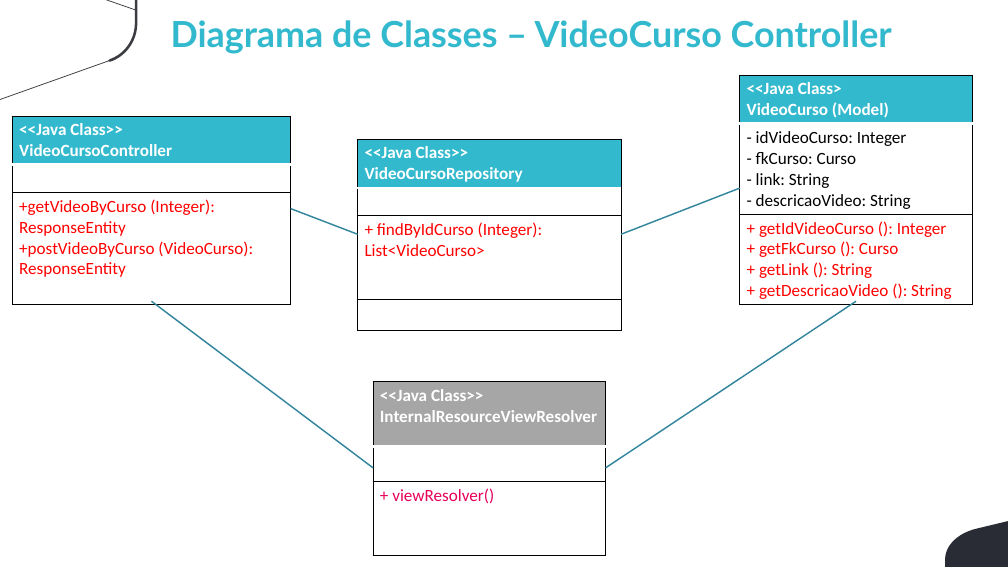
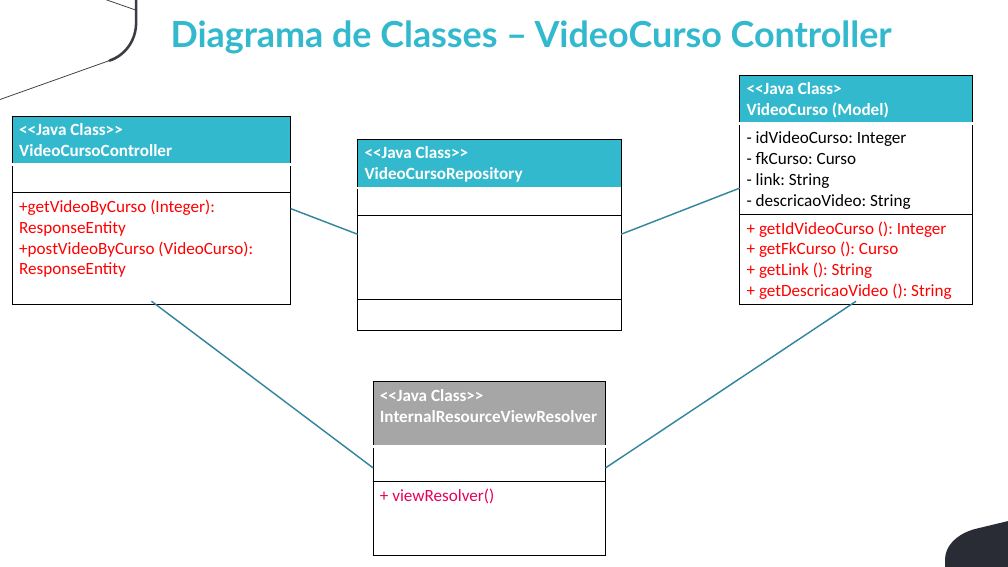
Before and after one commit to winicius-silva/viden-grupo-4-3adsb, a slide deck: slide 11 of Documentação/Engenharia de Sofware - Arq Componentes.pptx. Drawn at 1008x567 pixels with LibreOffice and Linux fonts; fonts in the diff are those of the drawing; background and template pictures are left out. Boxes give left, top, right and bottom in pixels: in the first picture for what was removed or moved away, otherwise in the second. Text is boxed around its words. In the diff, an @@ line names an element or a change of style, - is before the commit and + after.

```diff
--- a/Documentação/Engenharia de Sofware - Arq Componentes.pptx
+++ b/Documentação/Engenharia de Sofware - Arq Componentes.pptx
@@ table at [358, 139, 621, 329] @@
-row 3: + findByIdCurso (Integer): / List<VideoCurso>
+row 4: 
```
Also in this commit, not shown: 3 other slides changed, 1 other file.
